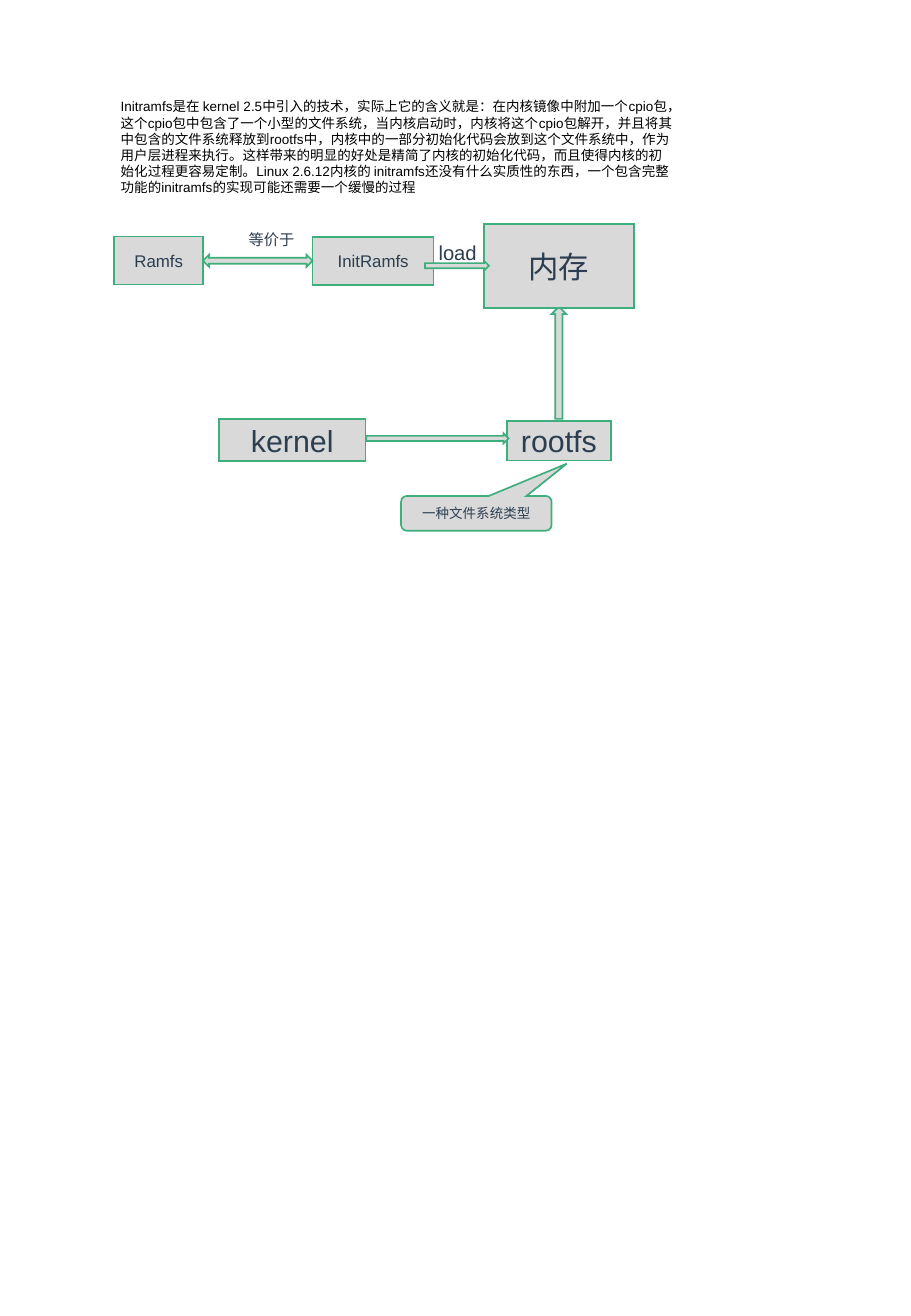
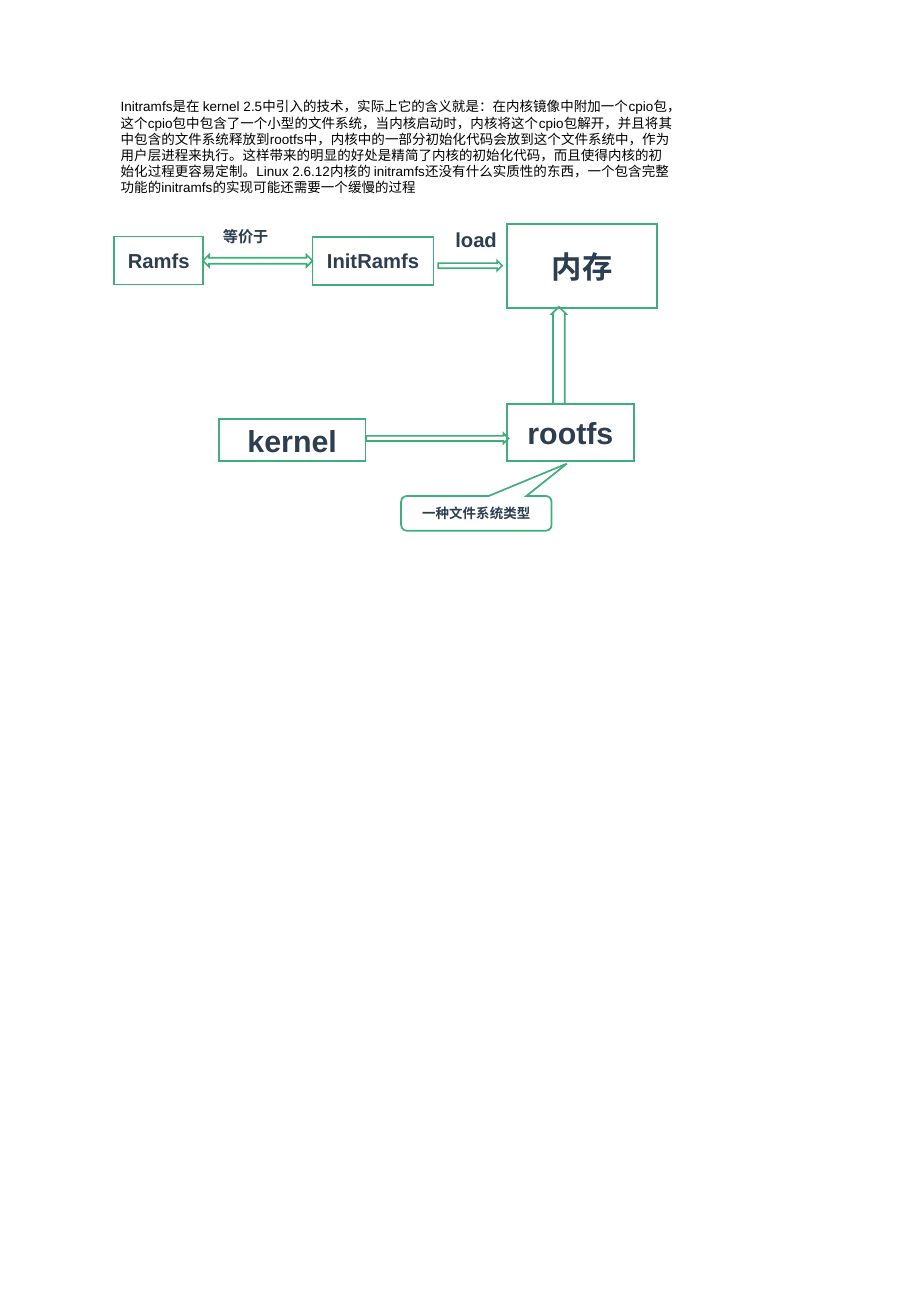
Before and after one commit to zaiqiang-dong/zaiqiang, a slide deck: slide 4 of picture/ppt/filesystem/filesystem.pptx. Drawn at 911x1316 pixels with LibreOffice and Linux fonts; fonts in the diff are those of the drawing. Boxes give left, top, right and bottom in pixels: in the first picture for what was removed or moved away, otherwise in the second. Text is boxed around its words. In the diff, an @@ line names an element or a change of style, - is before the commit and + after.

```diff
--- a/picture/ppt/filesystem/filesystem.pptx
+++ b/picture/ppt/filesystem/filesystem.pptx
@@ rectangle "Ramfs" at [114, 237, 203, 285]: size 10 to 12 pt, bold on; fill #D9D9D9 to none @@
@@ text "等价于": place and size @@
-text "等价于" at [249, 232, 295, 246]
+text "等价于" at [223, 229, 269, 244]
@@ text "等价于" at [223, 229, 269, 244]: bold on @@
@@ rectangle "InitRamfs" at [312, 237, 434, 285]: size 10 to 12 pt, bold on; fill #D9D9D9 to none @@
@@ text "load" at [455, 232, 497, 247]: bold on @@
@@ text "load": place and size @@
-text "load" at [439, 245, 477, 264]
+text "load" at [455, 232, 497, 247]
@@ rectangle "内存": place and size @@
-rectangle "内存" at [483, 225, 634, 309]
+rectangle "内存" at [507, 225, 657, 309]
@@ fill #D9D9D9 to none in 3 elements at [203, 255, 312, 267], [367, 434, 509, 443], [438, 261, 503, 271] @@
@@ right arrow: place and size @@
-right arrow at [425, 261, 490, 271]
+right arrow at [438, 261, 503, 271]
@@ up arrow: place and size @@
-up arrow at [551, 306, 566, 418]
+up arrow at [551, 306, 566, 403]
@@ up arrow at [551, 306, 566, 403]: fill #D9D9D9 to none; proportions changed @@
@@ bold on; fill #D9D9D9 to none in 4 elements at [219, 419, 366, 460], [401, 496, 551, 531], [507, 225, 657, 309], [507, 403, 634, 460] @@
@@ rectangle "rootfs": place and size @@
-rectangle "rootfs" at [507, 420, 611, 460]
+rectangle "rootfs" at [507, 403, 634, 460]
```
Also in this commit, not shown: 5 other slides changed, 12 other files.
